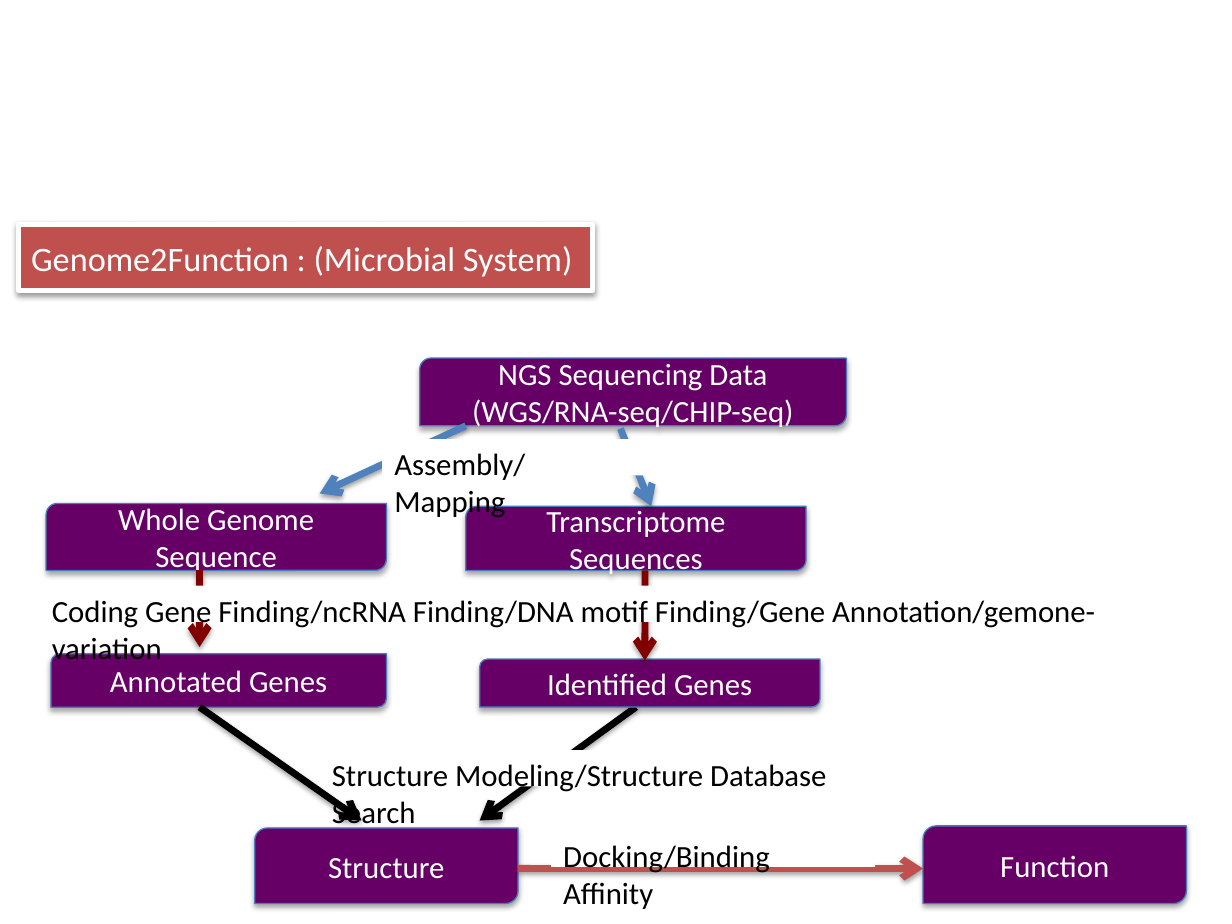
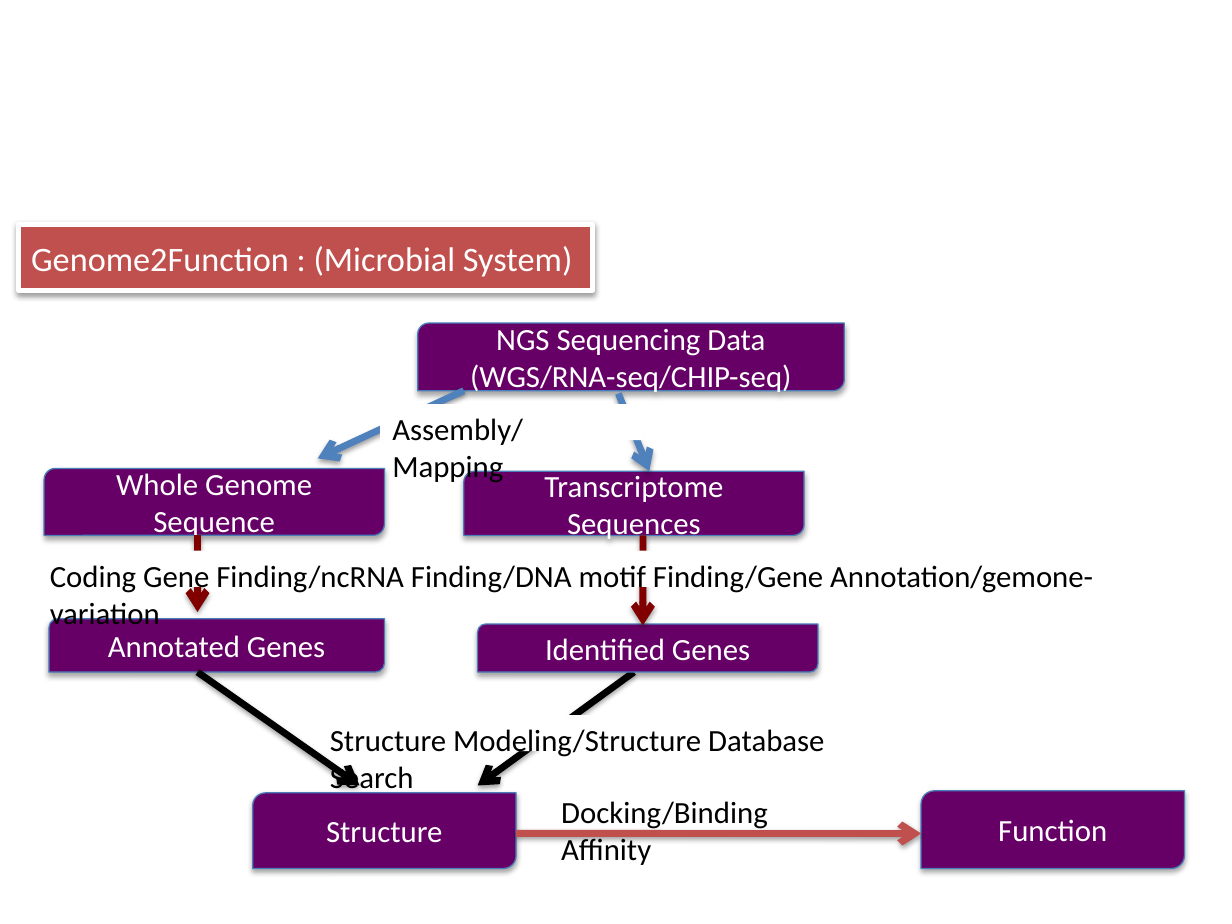
Before and after one commit to saga-project/saga-cpp-legacy-projects, a slide deck: slide 5 of papers/tg11-dare/XD-TALK/PSC-workshop.pptx (slide 6 before the commit). Drawn at 1232x924 pixels with LibreOffice and Linux fonts; fonts in the diff are those of the drawing. Boxes give left, top, right and bottom in pixels: in the first picture for what was removed or moved away, otherwise in the second. Text is boxed around its words. In the diff, an @@ line names an element or a change of style, - is before the commit and + after.

```diff
--- a/papers/tg11-dare/XD-TALK/PSC-workshop.pptx
+++ b/papers/tg11-dare/XD-TALK/PSC-workshop.pptx
@@ 6 round diag rects, 3 texts, 3 arrows: place and size @@
-6 round diag rects, 3 texts, 3 arrows at <box>46,359,1186,903</box>
+6 round diag rects, 3 texts, 3 arrows at <box>44,323,1185,869</box>
@@ text "Docking/Binding Affinity" rewrapped from <box>551,830,875,866</box> to <box>561,801,768,865</box> @@
@@ 4 arrows, 1 round diag rect: place and size @@
-4 arrows, 1 round diag rect at <box>200,429,923,869</box>
+4 arrows, 1 round diag rect at <box>197,393,922,834</box>
```
Also in this commit, not shown: 7 other slides changed, 1 slide removed.
